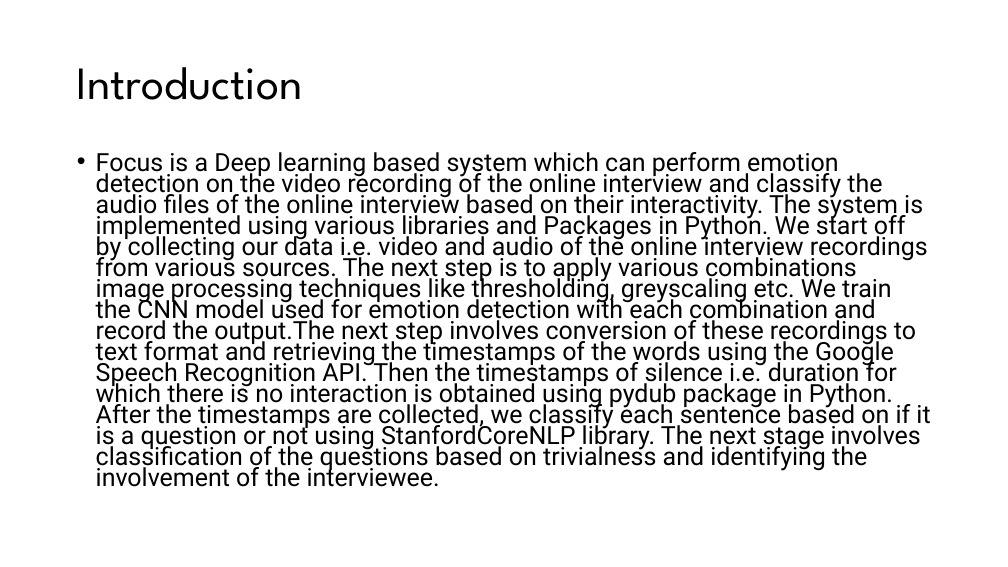
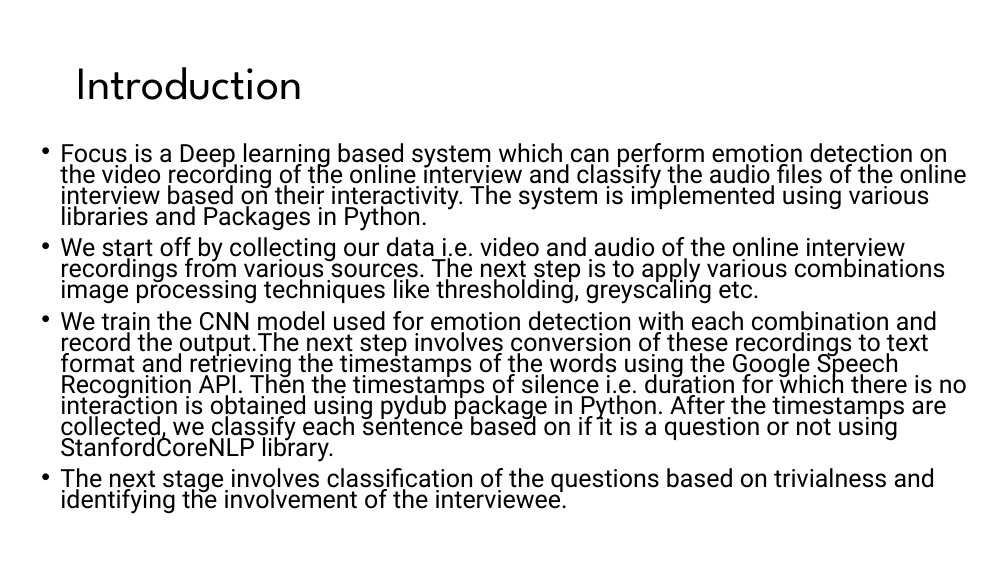
Before and after one commit to VaibhaveS/Focus, a slide deck: slide 4 of Documents/IP_Project.pptx. Drawn at 1008x567 pixels with LibreOffice and Linux fonts; fonts in the diff are those of the drawing. Boxes give left, top, right and bottom in pixels: in the first picture for what was removed or moved away, otherwise in the second. Text is boxed around its words. In the diff, an @@ line names an element or a change of style, - is before the commit and + after.

```diff
--- a/Documents/IP_Project.pptx
+++ b/Documents/IP_Project.pptx
@@ text at <box>60,143,967,514</box>: text changed @@
-• Focus is a Deep learning based system which can perform emotion detection on the video recording of the online interview and classify the audio files of the online interview based on their interactivity. The system is implemented using various libraries and Packages in Python. We start off by collecting our data i.e. video and audio of the online interview recordings from various sources. The next step is to apply various combinations image processing techniques like thresholding, greyscaling etc. We train the CNN model used for emotion detection with each combination and record the output.The next step involves conversion of these recordings to text format and retrieving the timestamps of the words using the Google Speech Recognition API. Then the timestamps of silence i.e. duration for which there is no interaction is obtained using pydub package in Python. After the timestamps are collected, we classify each sentence based on if it is a question or not using StanfordCoreNLP library. The next stage involves classification of the questions based on trivialness and identifying the involvement of the interviewee.
+• Focus is a Deep learning based system which can perform emotion detection on the video recording of the online interview and classify the audio files of the online interview based on their interactivity. The system is implemented using various libraries and Packages in Python.
+• We start off by collecting our data i.e. video and audio of the online interview recordings from various sources. The next step is to apply various combinations image processing techniques like thresholding, greyscaling etc.
+• We train the CNN model used for emotion detection with each combination and record the output.The next step involves conversion of these recordings to text format and retrieving the timestamps of the words using the Google Speech Recognition API. Then the timestamps of silence i.e. duration for which there is no interaction is obtained using pydub package in Python. After the timestamps are collected, we classify each sentence based on if it is a question or not using StanfordCoreNLP library.
+• The next stage involves classification of the questions based on trivialness and identifying the involvement of the interviewee.
```
Also in this commit, not shown: 7 other slides changed, 9 slides added.
